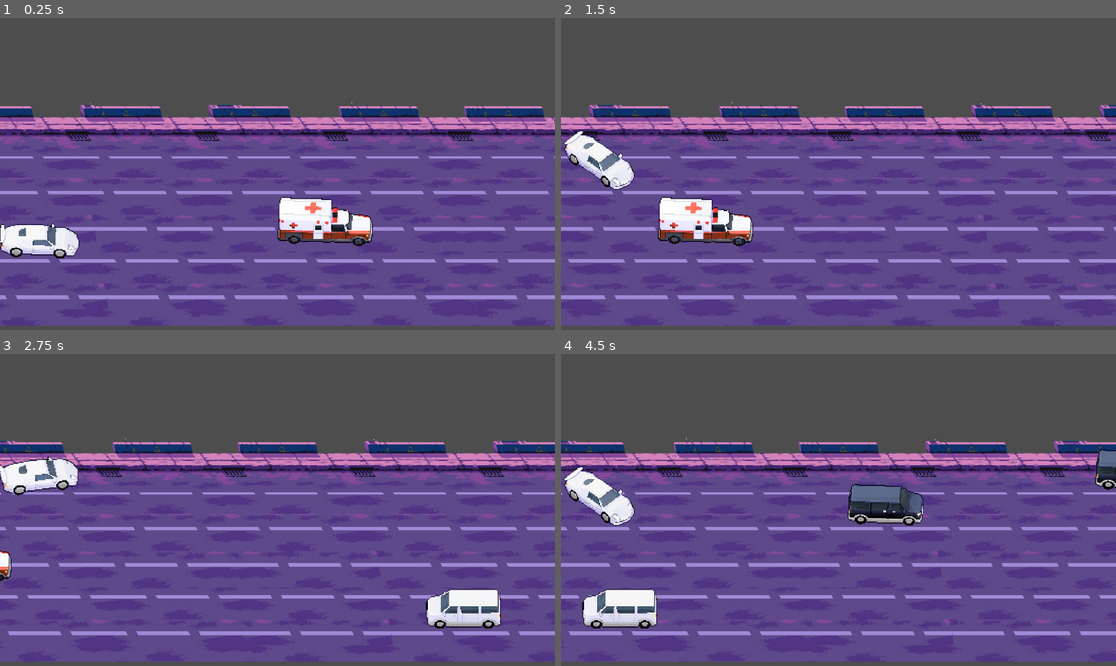
Above: before the commit, frames 1-4 (two rows, left to right).
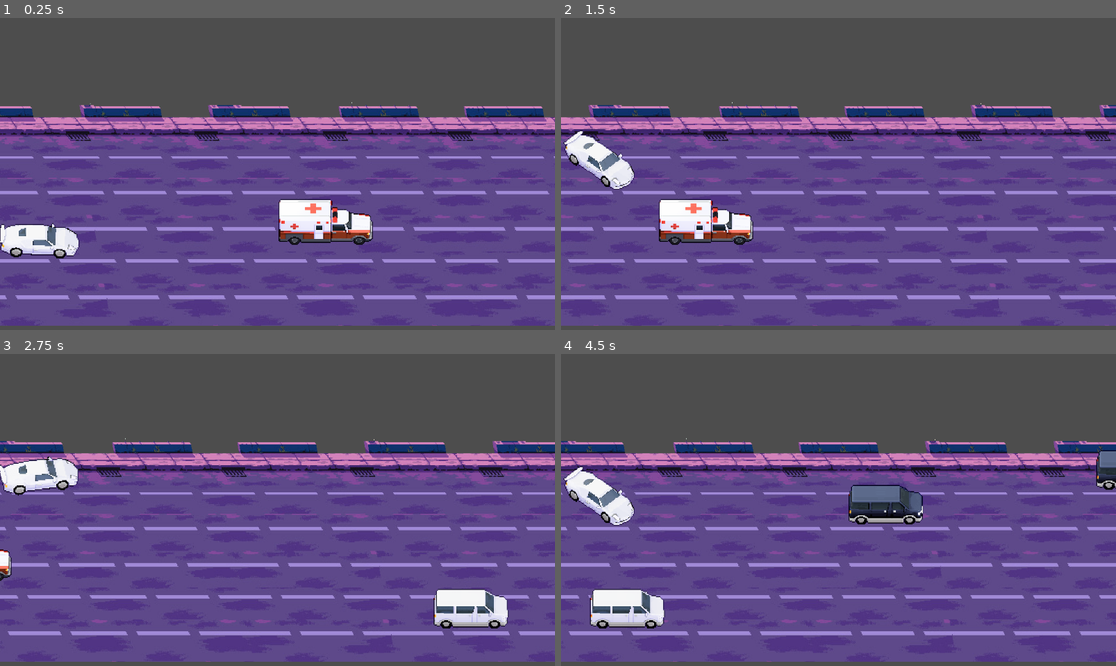
Above: after the commit, the same moments.

Repository: TrojanB/RideWithMe_dawg
Game: Godot game, scene res://scenes/level.tscn
The game is run twice, just before and just after one commit, with the same random seed, the same clock (stepped at 60 frames per second) and the same inputs.
Inputs:
- Up to frame 1 (0.25 s): no input
- Up to frame 2 (1.5 s): hold W (up) 0.53-1.28 s; hold S (down) from 1.28 s (still down)
- Up to frame 3 (2.75 s): release S (down) at 2.03 s; hold W (up) from 2.03 s (still down)
- Up to frame 4 (4.5 s): release W (up) at 3.53 s; hold S (down) from 3.53 s (still down)

The runs differ from the first frame. In frame 1, 0.6% of the frame differs, in the area x 49-68%, y 57-74%; in frame 2, 0.6%; in frame 3, 0.9%; in frame 4, 1.3%, in the area x 3-100%, y 30-88%.

Commit message:
test
Testowalem to gowno z innego laptopaa lmao

Diff:
--- a/Enemies/ambulance.tscn
+++ b/Enemies/ambulance.tscn
@@ -8,15 +8,14 @@
 height = 86.444
 
 [node name="ambulance" type="Sprite2D"]
-z_index = 1
+z_as_relative = false
 y_sort_enabled = true
-position = Vector2(566, 344)
+position = Vector2(560, 325)
 scale = Vector2(1.9, 1.9)
 texture = ExtResource("1_suwf0")
 offset = Vector2(-1.05264, -14.7368)
 hframes = 7
 vframes = 7
-frame = 1
 script = ExtResource("2_pj6l0")
 
 [node name="Area2D" type="Area2D" parent="."]
--- a/Enemies/black_minivan.tscn
+++ b/Enemies/black_minivan.tscn
@@ -12,7 +12,6 @@
 texture = ExtResource("1_qb2ug")
 hframes = 7
 vframes = 7
-frame = 1
 script = ExtResource("2_1quni")
 
 [node name="Area2D" type="Area2D" parent="."]
--- a/Enemies/black_wagon.tscn
+++ b/Enemies/black_wagon.tscn
@@ -12,7 +12,6 @@
 texture = ExtResource("1_hfwqw")
 hframes = 7
 vframes = 7
-frame = 1
 script = ExtResource("2_h5yey")
 
 [node name="Area2D" type="Area2D" parent="."]
--- a/Enemies/blue_wagon.tscn
+++ b/Enemies/blue_wagon.tscn
@@ -12,7 +12,6 @@
 texture = ExtResource("1_ckyhq")
 hframes = 7
 vframes = 7
-frame = 1
 script = ExtResource("2_aw4r1")
 
 [node name="Area2D" type="Area2D" parent="."]
--- a/Enemies/green_minivan.tscn
+++ b/Enemies/green_minivan.tscn
@@ -12,7 +12,6 @@
 texture = ExtResource("1_qhxfv")
 hframes = 7
 vframes = 7
-frame = 1
 script = ExtResource("2_11f4l")
 
 [node name="Area2D" type="Area2D" parent="."]
--- a/scenes/car.gd
+++ b/scenes/car.gd
@@ -2,10 +2,11 @@
 
 var speed:float = 5
 var carSprite
-var carFrame = 24
+var carFrame = 5
 
 func _ready():
 	scale.x = 1.9
 	scale.y = 1.9
+	frame = 0
 func _physics_process(delta):
 	position += Vector2(-speed,0)
--- a/scenes/player.tscn
+++ b/scenes/player.tscn
@@ -152,12 +152,15 @@
 }
 
 [node name="Player" type="CharacterBody2D"]
+z_as_relative = false
 y_sort_enabled = true
 position = Vector2(444, 291)
 scale = Vector2(1.9, 1.9)
 script = ExtResource("1_xav44")
 
 [node name="Sprite2D" type="Sprite2D" parent="."]
+z_as_relative = false
+y_sort_enabled = true
 position = Vector2(0, -17.3684)
 texture = ExtResource("2_tr8v0")
 hframes = 7
